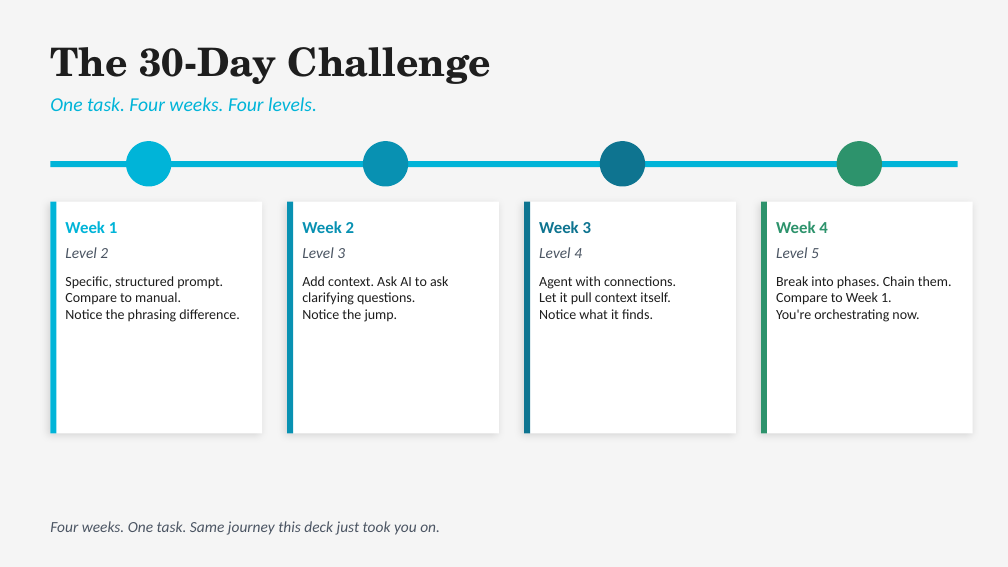
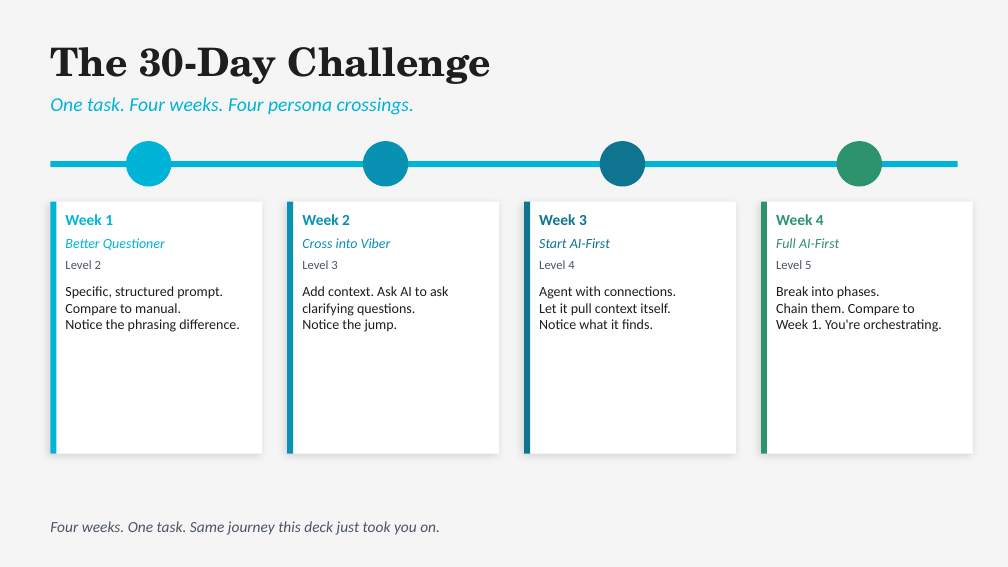
Before and after one commit to michaelengland/ai-best-practices, a slide deck: slide 45 of Getting-Agents-to-Give-Up-Their-Secrets.pptx (slide 48 before the commit). Drawn at 1008x567 pixels with LibreOffice and Linux fonts; fonts in the diff are those of the drawing. Boxes give left, top, right and bottom in pixels: in the first picture for what was removed or moved away, otherwise in the second. Text is boxed around its words. In the diff, an @@ line names an element or a change of style, - is before the commit and + after.

```diff
--- a/Getting-Agents-to-Give-Up-Their-Secrets.pptx
+++ b/Getting-Agents-to-Give-Up-Their-Secrets.pptx
@@ text at (50,97,414,115): text changed @@
-One task. Four weeks. Four levels.
+One task. Four weeks. Four persona crossings.
@@ rectangle: place and size @@
-rectangle at (50,202,262,433)
+rectangle at (50,202,262,454)
@@ rectangle: place and size @@
-rectangle at (50,202,56,433)
+rectangle at (50,202,56,454)
@@ rectangle: place and size @@
-rectangle at (287,202,499,433)
+rectangle at (287,202,499,454)
@@ rectangle: place and size @@
-rectangle at (287,202,293,433)
+rectangle at (287,202,293,454)
@@ rectangle: place and size @@
-rectangle at (524,202,736,433)
+rectangle at (524,202,736,454)
@@ rectangle: place and size @@
-rectangle at (524,202,530,433)
+rectangle at (524,202,530,454)
@@ rectangle: place and size @@
-rectangle at (761,202,973,433)
+rectangle at (761,202,973,454)
@@ rectangle: place and size @@
-rectangle at (761,202,767,433)
+rectangle at (761,202,767,454)
@@ size 12 to 11 pt in 4 elements at (65,214,113,225), (302,214,350,225), (539,214,587,225), (776,214,824,225) @@
@@ text added at (65,238,165,250), 10 pt, text #00B4D8, italic @@
+Better Questioner
@@ text added at (302,238,391,248), 10 pt, text #0891B2, italic @@
+Cross into Viber
@@ text added at (539,238,610,248), 10 pt, text #0E7490, italic @@
+Start AI-First
@@ text added at (776,238,839,248), 10 pt, text #2D936C, italic @@
+Full AI-First
@@ text "Level 2": place and size @@
-text "Level 2" at (65,247,108,258)
+text "Level 2" at (65,260,101,269)
@@ text "Level 3": place and size @@
-text "Level 3" at (302,247,345,258)
+text "Level 3" at (302,260,337,269)
@@ text "Level 4": place and size @@
-text "Level 4" at (539,247,582,258)
+text "Level 4" at (539,260,574,269)
@@ size 11 to 9 pt, italic off in 4 elements at (65,260,101,269), (302,260,337,269), (539,260,574,269), (776,260,811,269) @@
@@ text "Level 5": place and size @@
-text "Level 5" at (776,247,819,258)
+text "Level 5" at (776,260,811,269)
@@ text "Specific, structured prompt.": place and size @@
-text "Specific, structured prompt." at (65,276,240,322)
+text "Specific, structured prompt." at (65,286,240,332)
@@ text "Add context. Ask AI to ...": place and size @@
-text "Add context. Ask AI to ..." at (302,276,449,322)
+text "Add context. Ask AI to ..." at (302,286,449,332)
@@ text "Agent with connections.": place and size @@
-text "Agent with connections." at (539,276,676,319)
+text "Agent with connections." at (539,286,676,329)
@@ text at (776,286,941,332): text changed @@
-Break into phases. Chain them.
-Compare to Week 1.
-You're orchestrating now.
+Break into phases.
+Chain them. Compare to
+Week 1. You're orchestrating.
```
Also in this commit, not shown: 17 other slides changed, 4 slides added, 7 slides removed, 3 other files.
